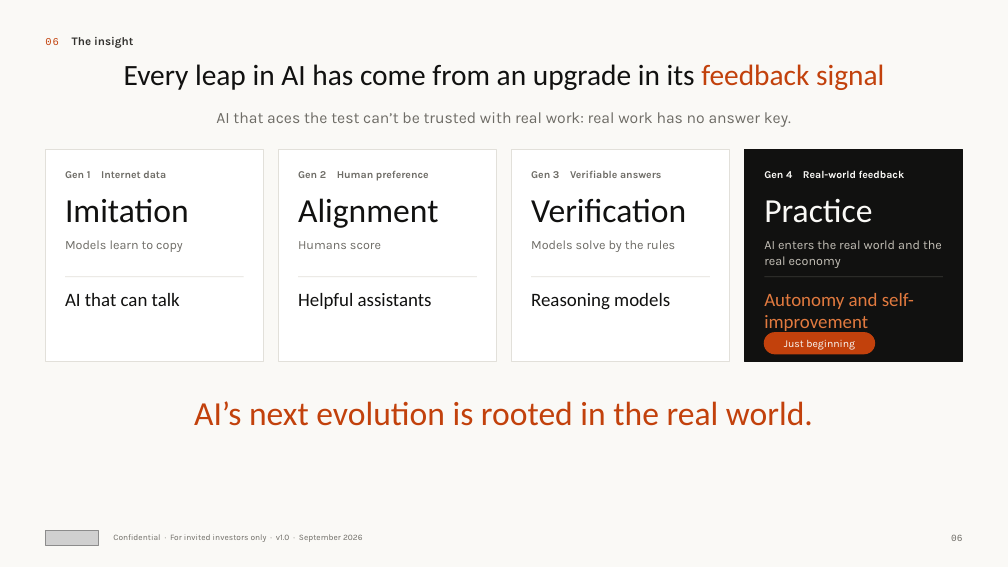
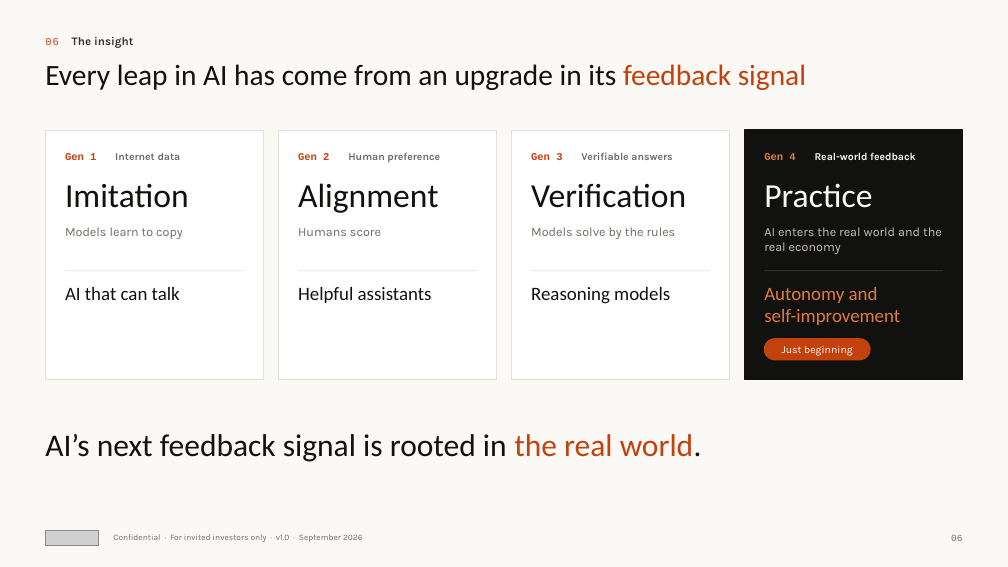
Before and after one commit to wangchen0802/Delta1, a slide deck: slide 6 of SimReal-Seed-Deck-EN.pptx. Drawn at 1008x567 pixels with LibreOffice and Linux fonts; fonts in the diff are those of the drawing; grey boxes stand for pictures. Boxes give left, top, right and bottom in pixels: in the first picture for what was removed or moved away, otherwise in the second. Text is boxed around its words. In the diff, an @@ line names an element or a change of style, - is before the commit and + after.

```diff
--- a/SimReal-Seed-Deck-EN.pptx
+++ b/SimReal-Seed-Deck-EN.pptx
@@ text "Every leap in AI has ..." at box(45, 64, 806, 90): alignment centre to left @@
@@ text removed at box(216, 112, 791, 127) @@
-AI that aces the test can’t be trusted with real work: real work has no answer key.
@@ rectangle: place and size @@
-rectangle at box(45, 150, 263, 361)
+rectangle at box(45, 130, 263, 380)
@@ rectangle: place and size @@
-rectangle at box(278, 150, 496, 361)
+rectangle at box(278, 130, 496, 380)
@@ rectangle: place and size @@
-rectangle at box(512, 150, 730, 361)
+rectangle at box(512, 130, 730, 380)
@@ rectangle: place and size @@
-rectangle at box(745, 150, 963, 361)
+rectangle at box(745, 130, 963, 380)
@@ text "Gen 1 Internet data" at box(65, 153, 181, 160): font Karla to Courier New, text colour #6E6C66 to #C2410C in "Gen 1" @@
@@ text "Gen 2 Human preference" at box(298, 153, 440, 163): font Karla to Courier New, text colour #6E6C66 to #C2410C in "Gen 2" @@
@@ text "Gen 3 Verifiable answers" at box(531, 152, 672, 160): font Karla to Courier New, text colour #6E6C66 to #C2410C in "Gen 3" @@
@@ 8 texts: place and size @@
-8 texts at box(65, 198, 942, 268)
+8 texts at box(65, 183, 942, 254)
@@ 4 texts: place and size @@
-4 texts at box(65, 170, 905, 181)
+4 texts at box(65, 152, 916, 163)
@@ text "Gen 4 Real-world feedback" at box(764, 152, 916, 160): font Karla to Courier New, text colour #FAF9F6 to #E27A3F in "Gen 4" @@
@@ text "AI that can talk": place and size @@
-text "AI that can talk" at box(65, 293, 180, 306)
+text "AI that can talk" at box(65, 287, 180, 300)
@@ text "Helpful assistants": place and size @@
-text "Helpful assistants" at box(298, 293, 432, 309)
+text "Helpful assistants" at box(298, 287, 432, 303)
@@ text "Reasoning models": place and size @@
-text "Reasoning models" at box(531, 293, 670, 310)
+text "Reasoning models" at box(531, 287, 670, 304)
@@ text at box(764, 287, 900, 325): text changed @@
-Autonomy and self-improvement
+Autonomy and
+self-improvement
@@ 4 lines: place and size @@
-4 lines at box(65, 277, 943, 277)
+4 lines at box(65, 271, 943, 271)
@@ text "Just beginning": place and size @@
-text "Just beginning" at box(784, 340, 855, 350)
+text "Just beginning" at box(782, 346, 853, 356)
@@ rounded rectangle: place and size @@
-rounded rectangle at box(765, 333, 875, 354)
+rounded rectangle at box(765, 339, 870, 360)
@@ text at box(45, 434, 702, 462): text changed; size 32 to 30 pt; text colour #C2410C to #111110 @@
-AI’s next evolution is rooted in the real world.
+AI’s next feedback signal is rooted in the real world.
@@ text "AI’s next feedback signal is ..." at box(45, 434, 702, 462): vertical alignment middle to top @@
```
Also in this commit, not shown: 16 other slides changed, 6 slides removed, 6 other files.
